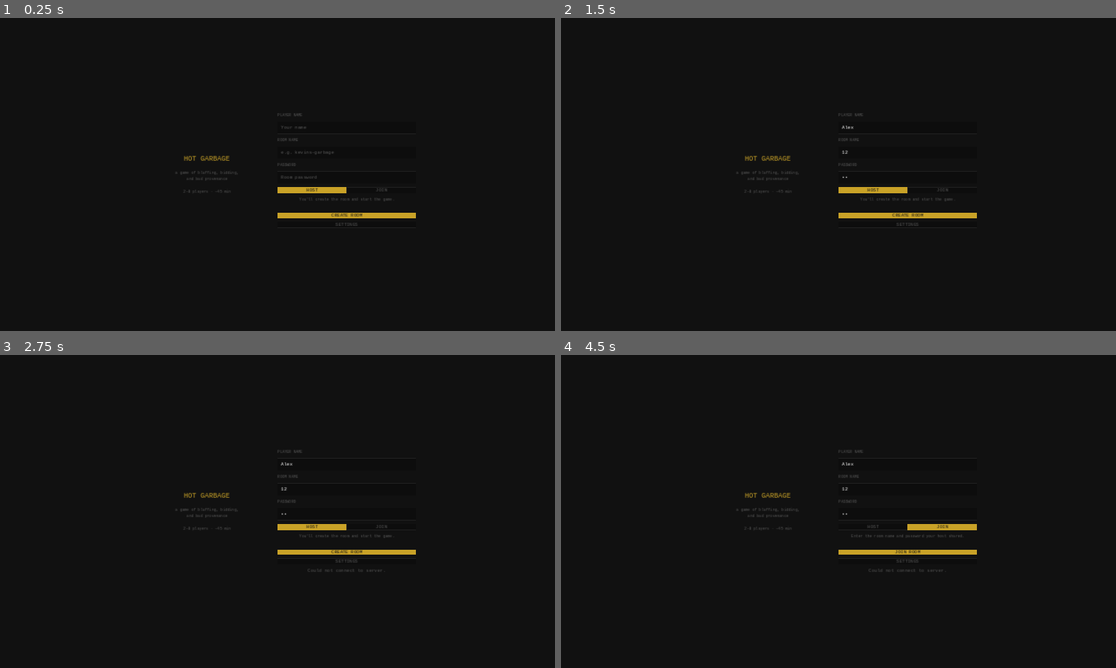
Above: before the commit, frames 1-4 (two rows, left to right).
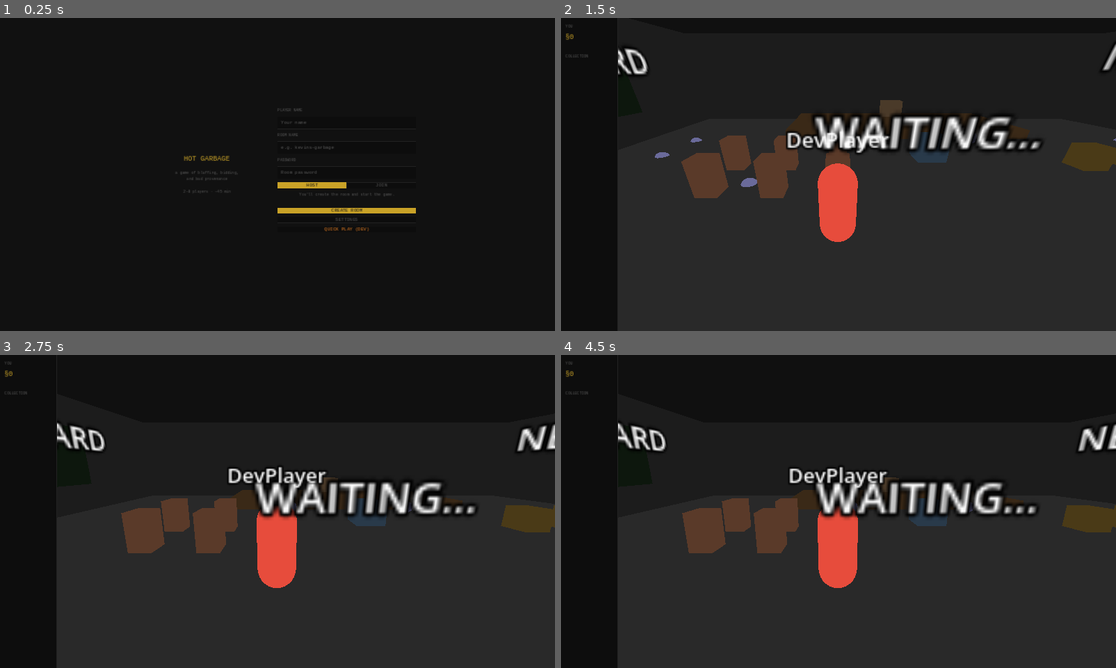
Above: after the commit, the same moments.

Repository: kevinBlum/hot-garbage
Game: Godot game, scene res://src/scenes/main_menu.tscn
Two runs of this game, one before a commit and one after it. Both use one fixed random seed, a clock stepped at 60 frames per second and the inputs below.
Inputs (mouse positions are in pixels of both pictures, inside the frame that each line leads up to):
- Up to frame 1 (0.25 s): no input
- Up to frame 2 (1.5 s): click (905, 127) at 0.52 s; type "Alex" at 0.6 s; click (905, 152) at 0.75 s; type "12" at 0.83 s; click (905, 177) at 0.98 s; type "12" at 1.07 s; click (905, 230) at 1.25 s, where only the run after the commit has a clickable "QUICK PLAY (DEV)"
- Up to frame 3 (2.75 s): click (344, 552) at 2 s, where only the run before the commit has a clickable "CREATE ROOM"
- Up to frame 4 (4.5 s): click (871, 527) at 2.75 s, where only the run before the commit has a clickable "HOST"; click (943, 527) at 3.5 s, where only the run before the commit has a clickable "JOIN"; click (905, 552) at 4.25 s, where only the run before the commit has a clickable "JOIN ROOM"

The runs differ from the first frame. In frame 1, 1.5% of the frame differs, in the area x 50-75%, y 28-69%; in frame 2, 11%, in the area x 0-100%, y 2-72%; in frame 3, 10%; in frame 4, 10%.

Commit message:
feat: QUICK PLAY (DEV) button on main menu — debug builds only
Skips lobby/server entirely: sets fake NetworkManager player data and
loads the auction house directly. Gated behind OS.is_debug_build() so
it never appears in production exports.

Co-Authored-By: Claude Sonnet 4.6 <noreply@anthropic.com>

Diff:
--- a/hot-garbage-godot/src/scenes/main_menu.gd
+++ b/hot-garbage-godot/src/scenes/main_menu.gd
@@ -134,6 +134,14 @@
 	settings_btn.pressed.connect(_on_settings_pressed)
 	_UITheme.style_ghost_button(settings_btn)
 	right.add_child(settings_btn)
+
+	if OS.is_debug_build():
+		var dev_btn := Button.new()
+		dev_btn.text = "QUICK PLAY (DEV)"
+		dev_btn.pressed.connect(_on_dev_play_pressed)
+		_UITheme.style_ghost_button(dev_btn)
+		dev_btn.add_theme_color_override("font_color", Color.html("E67E22"))
+		right.add_child(dev_btn)
 
 	_status_label = Label.new()
 	_status_label.horizontal_alignment = HORIZONTAL_ALIGNMENT_CENTER
@@ -201,6 +209,11 @@
 func _on_connection_failed() -> void:
 	_status_label.text = "Could not connect to server."
 
+func _on_dev_play_pressed() -> void:
+	NetworkManager.local_name = "DevPlayer"
+	NetworkManager.player_names = ["DevPlayer"]
+	get_tree().change_scene_to_file("res://src/scenes/auction_house.tscn")
+
 func _on_settings_pressed() -> void:
 	AudioManager.play_ui()
 	get_tree().change_scene_to_file("res://src/scenes/settings.tscn")
